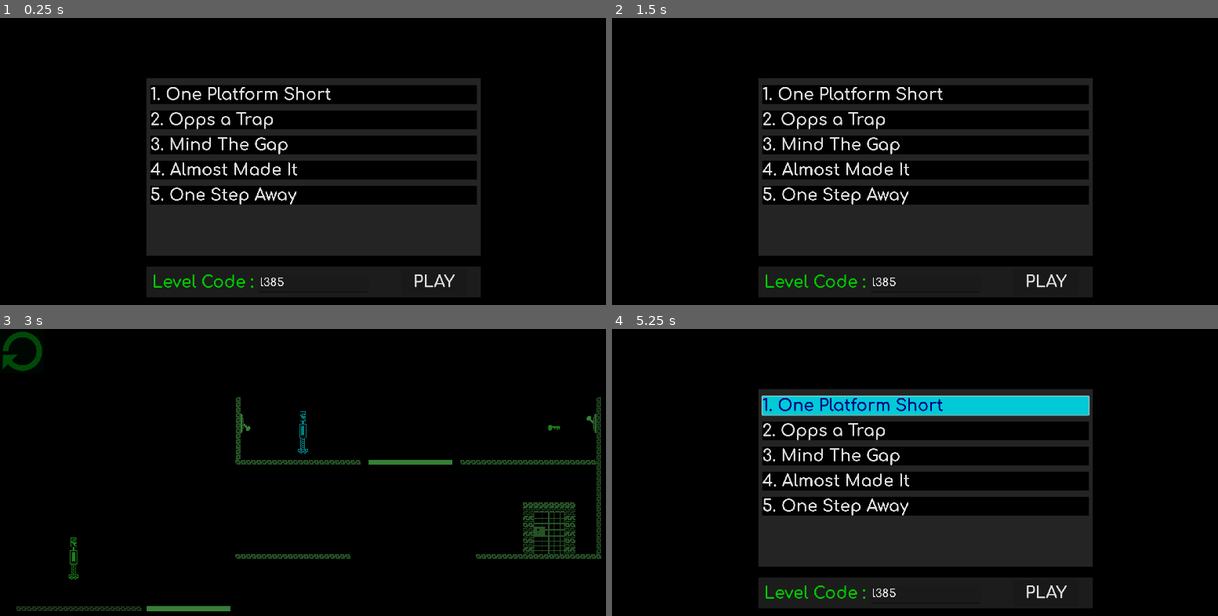
Above: before the commit, frames 1-4 (two rows, left to right).
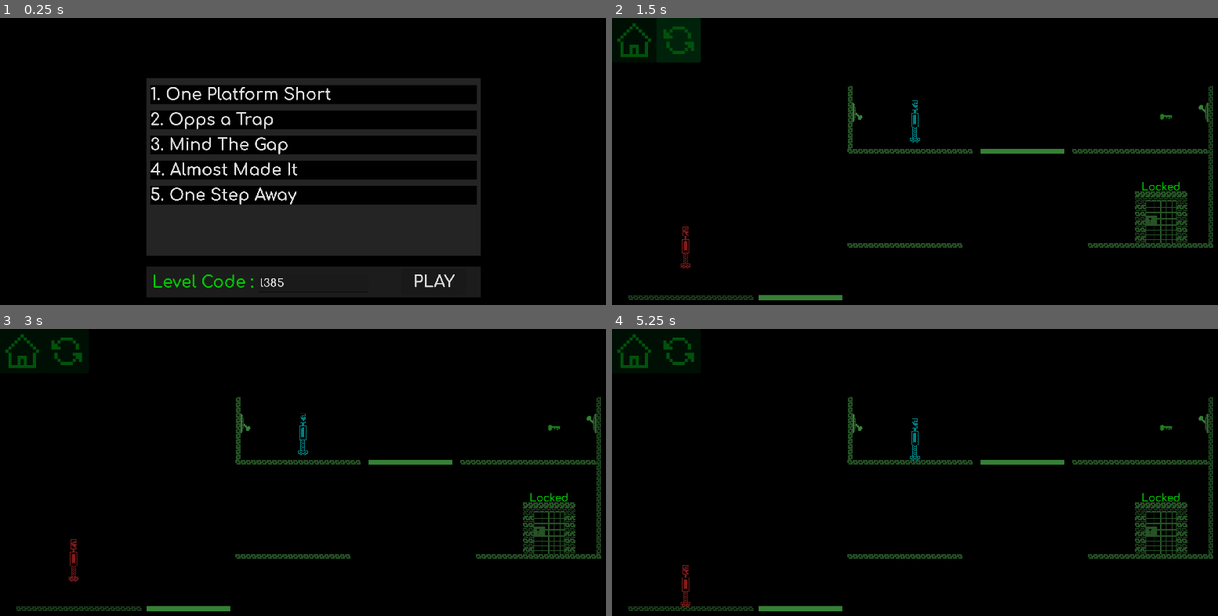
Above: after the commit, the same moments.

Repository: RetroRabiul/Lal_And_Nil
Game: Godot game, scene res://scenes/menu.tscn
The game is run twice, just before and just after one commit, with the same random seed, the same clock (stepped at 60 frames per second) and the same inputs.
Inputs (mouse positions are in pixels of both pictures, inside the frame that each line leads up to; where the layout moved, square brackets give the same spot in the first picture):
- Up to frame 1 (0.25 s): no input
- Up to frame 2 (1.5 s): click "PLAY" at 0.5 s; click (678, 40) [636, 40] at 1.25 s
- Up to frame 3 (3 s): click (24, 351) at 2.02 s; click "PLAY" at 2.75 s
- Up to frame 4 (5.25 s): click (678, 351) [636, 351] at 3.5 s; click (678, 351) at 4.27 s; click (927, 406) at 5 s, where only the run before the commit has a clickable "1. One Platform Short"

The runs differ from the first frame. In frame 1, less than 0.1% of the frame differs, in the area x 43-47%, y 90-94%; in frame 2, 28%; in frame 3, 0.9%; in frame 4, 31%, in the area x 0-100%, y 1-99%.

Commit message:
player celebrating when Door opens

Diff:
--- a/autoload/global_signal.gd
+++ b/autoload/global_signal.gd
@@ -3,6 +3,8 @@
 signal platform(action)
 
 signal key_owner(owner, follower)
+
+signal player_celebrating(state, player)
 
 #signal level_complete(level)
 
--- a/project.godot
+++ b/project.godot
@@ -27,11 +27,16 @@
 window/size/mode=3
 window/stretch/mode="viewport"
 
+[global_group]
+
+door=""
+
 [input]
 
 p1_left={
 "deadzone": 0.2,
 "events": [Object(InputEventKey,"resource_local_to_scene":false,"resource_name":"","device":-1,"window_id":0,"alt_press …(191 unchanged characters)…
+, Object(InputEventJoypadMotion,"resource_local_to_scene":false,"resource_name":"","device":-1,"axis":0,"axis_value":-1.0,"script":null)
 ]
 }
 p1_right={
@@ -42,6 +47,7 @@
 p1_jump={
 "deadzone": 0.2,
 "events": [Object(InputEventKey,"resource_local_to_scene":false,"resource_name":"","device":-1,"window_id":0,"alt_press …(192 unchanged characters)…
+, Object(InputEventJoypadMotion,"resource_local_to_scene":false,"resource_name":"","device":-1,"axis":1,"axis_value":-1.0,"script":null)
 ]
 }
 p2_left={
@@ -69,6 +75,11 @@
 "events": [Object(InputEventKey,"resource_local_to_scene":false,"resource_name":"","device":-1,"window_id":0,"alt_press …(192 unchanged characters)…
 ]
 }
+play={
+"deadzone": 0.2,
+"events": [Object(InputEventKey,"resource_local_to_scene":false,"resource_name":"","device":-1,"window_id":0,"alt_pressed":false,"shift_pressed":false,"ctrl_pressed":false,"meta_pressed":false,"pressed":false,"keycode":0,"physical_keycode":4194309,"key_label":0,"unicode":0,"location":0,"echo":false,"script":null)
+]
+}
 
 [layer_names]
 
--- a/scenes/One_Step_Away.tscn
+++ b/scenes/One_Step_Away.tscn
@@ -58,7 +58,6 @@
 
 [node name="One_Step_Away" type="Node2D"]
 script = ExtResource("1_wk5hj")
-metadata/_edit_horizontal_guides_ = [274.0]
 
 [node name="Trap" parent="." instance=ExtResource("2_3mh3c")]
 position = Vector2(1280, 552)
@@ -96,13 +95,13 @@
 next_level = 6
 
 [node name="key" parent="." instance=ExtResource("6_gmht3")]
-position = Vector2(100, 483)
+position = Vector2(126, 460)
 
 [node name="player_1" parent="." instance=ExtResource("7_3yoqf")]
-position = Vector2(166, 185)
+position = Vector2(189, 174)
 
 [node name="player_2" parent="." instance=ExtResource("8_4em25")]
-position = Vector2(1606, 270)
+position = Vector2(1625, 244)
 
 [node name="Camera" type="Camera2D" parent="."]
 position = Vector2(0, 575)
--- a/scenes/door.tscn
+++ b/scenes/door.tscn
@@ -1,19 +1,64 @@
-[gd_scene load_steps=5 format=3 uid="uid://bbs2w83vq001e"]
+[gd_scene load_steps=12 format=3 uid="uid://bbs2w83vq001e"]
 
-[ext_resource type="Texture2D" uid="uid://b68qoeut6n1c7" path="res://assets/door.png" id="1_hpvv5"]
 [ext_resource type="Script" uid="uid://bom1ylyk187nm" path="res://scripts/door.gd" id="1_uvdjg"]
+[ext_resource type="Texture2D" uid="uid://dlneh5c1x5ui4" path="res://assets/door_animation/door1.png" id="2_kgbum"]
 [ext_resource type="FontFile" uid="uid://k0lb3q5pibgv" path="res://assets/fonts/Comfortaa/static/Comfortaa-Bold.ttf" id="3_83dcw"]
+[ext_resource type="Texture2D" uid="uid://o35u4lpygsak" path="res://assets/door_animation/door2.png" id="3_pg2b6"]
+[ext_resource type="Texture2D" uid="uid://cax7wgotcb1ik" path="res://assets/door_animation/door3.png" id="4_ey00f"]
+[ext_resource type="Texture2D" uid="uid://brdvq05nn65c" path="res://assets/door_animation/door4.png" id="5_4ayau"]
+[ext_resource type="Texture2D" uid="uid://4xtg37bpogaf" path="res://assets/door_animation/door5.png" id="6_41c0y"]
+[ext_resource type="Texture2D" uid="uid://dko35sxs3snkw" path="res://assets/door_animation/door6.png" id="7_j2w5t"]
+[ext_resource type="Texture2D" uid="uid://dwcc3unsqplks" path="res://assets/door_animation/door7.png" id="8_ykb3b"]
+
+[sub_resource type="SpriteFrames" id="SpriteFrames_ali40"]
+animations = [{
+"frames": [{
+"duration": 1.0,
+"texture": ExtResource("2_kgbum")
+}],
+"loop": false,
+"name": &"idle",
+"speed": 5.0
+}, {
+"frames": [{
+"duration": 1.0,
+"texture": ExtResource("2_kgbum")
+}, {
+"duration": 1.0,
+"texture": ExtResource("3_pg2b6")
+}, {
+"duration": 1.0,
+"texture": ExtResource("4_ey00f")
+}, {
+"duration": 1.0,
+"texture": ExtResource("5_4ayau")
+}, {
+"duration": 1.0,
+"texture": ExtResource("6_41c0y")
+}, {
+"duration": 1.0,
+"texture": ExtResource("7_j2w5t")
+}, {
+"duration": 1.0,
+"texture": ExtResource("8_ykb3b")
+}],
+"loop": false,
+"name": &"open",
+"speed": 5.0
+}]
 
 [sub_resource type="RectangleShape2D" id="RectangleShape2D_hpvv5"]
 size = Vector2(114, 152)
 
-[node name="Door" type="Area2D"]
+[node name="Door" type="Area2D" groups=["door"]]
 collision_mask = 7
 script = ExtResource("1_uvdjg")
 
-[node name="Door" type="Sprite2D" parent="."]
+[node name="DoorAnim" type="AnimatedSprite2D" parent="."]
+unique_name_in_owner = true
 texture_filter = 1
-texture = ExtResource("1_hpvv5")
+sprite_frames = SubResource("SpriteFrames_ali40")
+animation = &"open"
 
 [node name="CollisionShape2D" type="CollisionShape2D" parent="."]
 position = Vector2(0, 4)
@@ -31,7 +76,6 @@
 theme_override_font_sizes/font_size = 32
 
 [node name="Timer" type="Timer" parent="."]
-wait_time = 2.0
 
 [connection signal="body_entered" from="." to="." method="_on_body_entered"]
 [connection signal="timeout" from="Timer" to="." method="_on_timer_timeout"]
--- a/scenes/level_5.tscn
+++ b/scenes/level_5.tscn
@@ -115,13 +115,13 @@
 next_level = 2
 
 [node name="key" parent="." instance=ExtResource("9_ishhe")]
-position = Vector2(332, 335)
+position = Vector2(1390, 290)
 
 [node name="player_1" parent="." instance=ExtResource("10_gnwwf")]
-position = Vector2(98, 159)
+position = Vector2(1156, 299)
 
 [node name="player_2" parent="." instance=ExtResource("11_vorqn")]
-position = Vector2(165, 147)
+position = Vector2(1223, 287)
 
 [node name="Camera" type="Camera2D" parent="."]
 position = Vector2(0, 575)
--- a/scenes/menu.tscn
+++ b/scenes/menu.tscn
@@ -166,7 +166,7 @@
 theme_override_font_sizes/font_size = 50
 text = "Level Code :"
 
-[node name="LevelCode" type="TextEdit" parent="ColorRect/ColorRect"]
+[node name="LevelCode" type="LineEdit" parent="ColorRect/ColorRect"]
 unique_name_in_owner = true
 layout_mode = 1
 anchors_preset = 8
@@ -201,6 +201,7 @@
 theme_override_fonts/font = ExtResource("1_yqeox")
 theme_override_font_sizes/font_size = 50
 theme_override_styles/normal = SubResource("StyleBoxFlat_v86rl")
+action_mode = 0
 text = "PLAY"
 
 [node name="Button_Pressed_Sound" type="AudioStreamPlayer" parent="."]
--- a/scenes/player1.tscn
+++ b/scenes/player1.tscn
@@ -1,13 +1,34 @@
-[gd_scene load_steps=8 format=3 uid="uid://6vgh3nl5ugj"]
+[gd_scene load_steps=12 format=3 uid="uid://6vgh3nl5ugj"]
 
 [ext_resource type="Script" uid="uid://biiud6cmvf7tk" path="res://scripts/player.gd" id="1_qhqgy"]
+[ext_resource type="Texture2D" uid="uid://dnap82fo2ybc5" path="res://assets/Player_Celebrating/player_celebrating1.png" id="2_38edh"]
 [ext_resource type="Texture2D" uid="uid://wrd4c5lyt7lm" path="res://assets/player1/Player_walking1.png" id="3_dcfem"]
+[ext_resource type="Texture2D" uid="uid://dd56ays5dtnbd" path="res://assets/Player_Celebrating/player_celebrating2.png" id="3_euhpk"]
 [ext_resource type="Texture2D" uid="uid://4kf5ypmjodiv" path="res://assets/player1/Player_walking2.png" id="4_snghq"]
+[ext_resource type="Texture2D" uid="uid://crx1deev3cjn2" path="res://assets/Player_Celebrating/player_celebrating3.png" id="4_x5ced"]
+[ext_resource type="Texture2D" uid="uid://dima4s0v1qm5m" path="res://assets/Player_Celebrating/player_celebrating4.png" id="5_16ml7"]
 [ext_resource type="Texture2D" uid="uid://doxs7tfh4wyr2" path="res://assets/player1/Player_walking3.png" id="5_sd87i"]
 [ext_resource type="Texture2D" uid="uid://b7w2vkf2lmx56" path="res://assets/player1/Player_walking4.png" id="6_38edh"]
 
 [sub_resource type="SpriteFrames" id="SpriteFrames_dqkch"]
 animations = [{
+"frames": [{
+"duration": 1.0,
+"texture": ExtResource("2_38edh")
+}, {
+"duration": 1.0,
+"texture": ExtResource("3_euhpk")
+}, {
+"duration": 1.0,
+"texture": ExtResource("4_x5ced")
+}, {
+"duration": 1.0,
+"texture": ExtResource("5_16ml7")
+}],
+"loop": true,
+"name": &"celebrating",
+"speed": 2.0
+}, {
 "frames": [{
 "duration": 1.0,
 "texture": ExtResource("3_dcfem")
@@ -44,13 +65,12 @@
 collision_mask = 185
 script = ExtResource("1_qhqgy")
 
-[node name="PlayerAnimation" type="AnimatedSprite2D" parent="."]
-modulate = Color(0.109804, 0.501961, 0.109804, 1)
+[node name="PlayerAnimation" type="AnimatedSprite2D" parent="." groups=["player1"]]
+modulate = Color(0.5019608, 0.10980392, 0.10980392, 1)
 texture_filter = 1
 sprite_frames = SubResource("SpriteFrames_dqkch")
-animation = &"walk"
-frame = 2
-frame_progress = 0.671558
+animation = &"celebrating"
+frame_progress = 0.97222084
 
 [node name="CollisionShape2D" type="CollisionShape2D" parent="."]
 position = Vector2(-0.5, -0.5)
--- a/scenes/player2.tscn
+++ b/scenes/player2.tscn
@@ -1,13 +1,34 @@
-[gd_scene load_steps=8 format=3 uid="uid://b4vbpkgaf2om0"]
+[gd_scene load_steps=12 format=3 uid="uid://b4vbpkgaf2om0"]
 
 [ext_resource type="Script" uid="uid://i7n3n7pwcg57" path="res://scripts/player_2.gd" id="1_agjl5"]
+[ext_resource type="Texture2D" uid="uid://dnap82fo2ybc5" path="res://assets/Player_Celebrating/player_celebrating1.png" id="2_24gv0"]
 [ext_resource type="Texture2D" uid="uid://wrd4c5lyt7lm" path="res://assets/player1/Player_walking1.png" id="2_hb4is"]
+[ext_resource type="Texture2D" uid="uid://dd56ays5dtnbd" path="res://assets/Player_Celebrating/player_celebrating2.png" id="3_dauvq"]
 [ext_resource type="Texture2D" uid="uid://4kf5ypmjodiv" path="res://assets/player1/Player_walking2.png" id="3_gmtae"]
+[ext_resource type="Texture2D" uid="uid://crx1deev3cjn2" path="res://assets/Player_Celebrating/player_celebrating3.png" id="4_7f0u4"]
 [ext_resource type="Texture2D" uid="uid://doxs7tfh4wyr2" path="res://assets/player1/Player_walking3.png" id="4_8l1to"]
 [ext_resource type="Texture2D" uid="uid://b7w2vkf2lmx56" path="res://assets/player1/Player_walking4.png" id="5_3ejgl"]
+[ext_resource type="Texture2D" uid="uid://dima4s0v1qm5m" path="res://assets/Player_Celebrating/player_celebrating4.png" id="5_ftkcl"]
 
 [sub_resource type="SpriteFrames" id="SpriteFrames_24gv0"]
 animations = [{
+"frames": [{
+"duration": 1.0,
+"texture": ExtResource("2_24gv0")
+}, {
+"duration": 1.0,
+"texture": ExtResource("3_dauvq")
+}, {
+"duration": 1.0,
+"texture": ExtResource("4_7f0u4")
+}, {
+"duration": 1.0,
+"texture": ExtResource("5_ftkcl")
+}],
+"loop": true,
+"name": &"celebrating",
+"speed": 5.0
+}, {
 "frames": [{
 "duration": 1.0,
 "texture": ExtResource("2_hb4is")
@@ -48,7 +69,7 @@
 modulate = Color(0, 0.498039, 0.498039, 1)
 texture_filter = 1
 sprite_frames = SubResource("SpriteFrames_24gv0")
-animation = &"walk"
+animation = &"celebrating"
 
 [node name="CollisionShape2D" type="CollisionShape2D" parent="."]
 position = Vector2(-0.5, -0.5)
--- a/scenes/ui.tscn
+++ b/scenes/ui.tscn
@@ -1,18 +1,26 @@
-[gd_scene load_steps=5 format=3 uid="uid://b2k7okcmai5rb"]
+[gd_scene load_steps=6 format=3 uid="uid://b2k7okcmai5rb"]
 
 [ext_resource type="FontFile" uid="uid://k0lb3q5pibgv" path="res://assets/fonts/Comfortaa/static/Comfortaa-Bold.ttf" id="1_nt7q6"]
 [ext_resource type="Script" uid="uid://dmaxx4p1v5otq" path="res://scripts/ui.gd" id="1_x4jx1"]
 [ext_resource type="Texture2D" uid="uid://csfvop0laqwnf" path="res://assets/restart-icon.png" id="2_gdt2y"]
+[ext_resource type="Texture2D" uid="uid://f1r1rlf7ldqs" path="res://assets/home_icon.png" id="3_wm3ai"]
 [ext_resource type="Texture2D" uid="uid://d1v151fyxqux" path="res://assets/key.png" id="3_yev5y"]
 
 [node name="UI" type="CanvasLayer"]
 script = ExtResource("1_x4jx1")
 
 [node name="Restart" type="Button" parent="."]
-modulate = Color(0, 1, 0.2901961, 0.43529412)
+modulate = Color(0, 1, 0.2901961, 1)
+offset_left = 136.0
+offset_right = 272.0
+offset_bottom = 136.0
+icon = ExtResource("2_gdt2y")
+
+[node name="Menu" type="Button" parent="."]
+modulate = Color(0, 1, 0.2901961, 1)
 offset_right = 136.0
 offset_bottom = 136.0
-icon = ExtResource("2_gdt2y")
+icon = ExtResource("3_wm3ai")
 
 [node name="key_collected" type="Control" parent="."]
 layout_mode = 3
@@ -79,5 +87,6 @@
 theme_override_font_sizes/font_size = 100
 text = "Menu"
 
-[connection signal="pressed" from="Restart" to="." method="_on_menu_button_pressed"]
+[connection signal="pressed" from="Restart" to="." method="_on_restart_pressed"]
+[connection signal="pressed" from="Menu" to="." method="_on_menu_pressed"]
 [connection signal="pressed" from="menu/MenuButton" to="." method="_on_menu_button_pressed"]
--- a/scripts/door.gd
+++ b/scripts/door.gd
@@ -4,10 +4,15 @@
 
 var key_owner
 var other_player
+var opened = false
+
 # Called when the node enters the scene tree for the first time.
 func _ready() -> void:
+	%DoorAnim.play("idle")
 	GlobalSignal.connect("key_owner", _key_owner)
-	%Label.hide()
+	%Label.text = "Locked"
+	%Label.show()
+	print("Locked")
 
 
 func _key_owner(owner, follower):
@@ -19,17 +24,17 @@
 
 func _on_body_entered(body: Node2D) -> void:
 	if body.is_in_group(str(key_owner)):
+		GlobalSignal.player_celebrating.emit(key_owner)
 		if GlobalVars.key == true:
+			opened = true
+			%DoorAnim.play("open")
 			%Label.text = "Opened"
 			%Label.show()
 
-		else:
-			%Label.text = "Locked"
-			%Label.show()
-			print("Locked")
-			return
-	if body.is_in_group(str(other_player)) and GlobalVars.key == true:
-		$Timer.start()
+	if  body.is_in_group(str(other_player)) and opened == true:
+		GlobalSignal.player_celebrating.emit(other_player)
+		print("player Celebrating")
+		#$Timer.start()wda
 
 func _on_timer_timeout() -> void:
 	call_deferred("_check_level")
@@ -60,7 +65,9 @@
 		call_deferred("_change_scene")
 
 	elif next_level == 6:
+		print("level5_completed")
 		GlobalVars.level5_completed = true
+		print("The end")
 		get_tree().change_scene_to_file("res://scenes/the_end.tscn")
 		#GlobalVars.level5_unlocked = true
 		#print("Level5 " + str(GlobalVars.level5_unlocked))
--- a/scripts/menu.gd
+++ b/scripts/menu.gd
@@ -1,6 +1,8 @@
 extends Control
 
 @onready var input_code = %LevelCode
+
+#@onready var my_button :  Button = %PlayButton
 
 # Called when the node enters the scene tree for the first time.
 func _ready() -> void:
@@ -22,11 +24,18 @@
 func _process(delta: float) -> void:
 	pass
 
+func _input(event: InputEvent) -> void:
+	if event.is_action_pressed("play"):
+		_on_button_pressed()
+		#my_button.button_pressed = true
+
+
 func _on_button_pressed() -> void:
 		_change_scene()
 
 func _on_level_code_text_changed() -> void:
-	if input_code.text.length() > 1:
+	if input_code.text.length() > 6:
+		input_code.text = ""
 		#show press play
 		#%PlayButton.disabled = false
 		print(%LevelCode.text)
--- a/scripts/player.gd
+++ b/scripts/player.gd
@@ -9,12 +9,20 @@
 var array = []
 var face_in_this_direction
 
+var can_move = true
 @export var power_scale : float = 1.5
 
 
 func _ready() -> void:
+	can_move = true
 	GlobalSignal.connect("powerup", _power_achieved)
+	GlobalSignal.connect("player_celebrating", _celebrating)
 
+
+func _celebrating(person):
+	if person == "player1":
+		$PlayerAnimation.play("celebrating")
+		can_move = false
 
 func _power_achieved(owner, power):
 	if owner == "player1" :
@@ -78,20 +86,20 @@
 	else:
 		face_in_this_direction = "stop"
 
+	if can_move :
+		match face_in_this_direction:
+			"p1_left":
+				direction.x -= speed
+				$PlayerAnimation.play("walk")
+				$PlayerAnimation.flip_h = true
 
-	match face_in_this_direction:
-		"p1_left":
-			direction.x -= speed
-			$PlayerAnimation.play("walk")
-			$PlayerAnimation.flip_h = true
+			"p1_right":
+				direction.x += speed
+				$PlayerAnimation.play("walk")
+				$PlayerAnimation.flip_h = false
 
-		"p1_right":
-			direction.x += speed
-			$PlayerAnimation.play("walk")
-			$PlayerAnimation.flip_h = false
-
-		"stop":
-			$PlayerAnimation.play("idle")
+			"stop":
+				$PlayerAnimation.play("idle")
 
 	#for body in get_overlapping_bodies():
 		#if body is StaticBody2D and body.has_variable("state"):
--- a/scripts/player_2.gd
+++ b/scripts/player_2.gd
@@ -9,12 +9,21 @@
 var array = []
 var face_in_this_direction
 
+
+var can_move = true
 @export var power_scale : float = 1.5
 
 
 func _ready() -> void:
+	can_move = true
 	GlobalSignal.connect("powerup", _power_achieved)
+	GlobalSignal.connect("player_celebrating", _celebrating)
 
+
+func _celebrating(person):
+	if person == "player2":
+		$PlayerAnimation.play("celebrating")
+		can_move = false
 
 func _power_achieved(owner, power):
 	if owner == "player2" :
@@ -75,20 +84,20 @@
 	else:
 		face_in_this_direction = "stop"
 
+	if can_move :
+		match face_in_this_direction:
+			"p2_left":
+				direction.x -= speed
+				$PlayerAnimation.play("walk")
+				$PlayerAnimation.flip_h = true
 
-	match face_in_this_direction:
-		"p2_left":
-			direction.x -= speed
-			$PlayerAnimation.play("walk")
-			$PlayerAnimation.flip_h = true
+			"p2_right":
+				direction.x += speed
+				$PlayerAnimation.play("walk")
+				$PlayerAnimation.flip_h = false
 
-		"p2_right":
-			direction.x += speed
-			$PlayerAnimation.play("walk")
-			$PlayerAnimation.flip_h = false
-
-		"stop":
-			$PlayerAnimation.play("idle")
+			"stop":
+				$PlayerAnimation.play("idle")
 
 
 
--- a/scripts/ui.gd
+++ b/scripts/ui.gd
@@ -75,3 +75,11 @@
 
 func _change_scene():
 	get_tree().change_scene_to_file("res://scenes/menu.tscn")
+
+
+func _on_restart_pressed() -> void:
+	get_tree().reload_current_scene()
+
+
+func _on_menu_pressed() -> void:
+	get_tree().change_scene_to_file("res://scenes/menu.tscn")
--- a/scripts/wall.gd
+++ b/scripts/wall.gd
@@ -1,7 +1,7 @@
 extends StaticBody2D
 
 # Define wall states
-enum WallState { NORMAL, GREEN, BLUE }
+enum WallState { NORMAL, RED, BLUE }
 
 # Export state so you can set it in the inspector
 @export var state: WallState = WallState.NORMAL : set = set_state
@@ -17,10 +17,10 @@
 			collision_layer = 1 << 5 #6
 			collision_mask = 1 << 1 | 1 << 2  # both players
 			%wallmesh.modulate = Color(0.353, 0.494, 0.651)
-		WallState.GREEN:
+		WallState.RED:
 			collision_layer = 1 << 6 #7
 			collision_mask = 1 << 1      # only green collides
-			%wallmesh.modulate = Color(0.11, 0.502, 0.11)
+			%wallmesh.modulate = Color(0.502, 0.11, 0.11, 1.0)
 		WallState.BLUE:
 			collision_layer = 1 << 7 #8
 			collision_mask = 1 << 2      # only blue collides
@@ -50,8 +50,8 @@
 	match state:
 		WallState.NORMAL:
 			return false  # nobody can pass
-		WallState.GREEN:
-			return player_color == "green"
+		WallState.RED:
+			return player_color == "red"
 		WallState.BLUE:
 			return player_color == "blue"
 	return false
Binary file added: assets/Player_Celebrating/player_celebrating1.png
Not shown, added: assets/Player_Celebrating/player_celebrating1.png.import
Binary file added: assets/Player_Celebrating/player_celebrating2.png
Not shown, added: assets/Player_Celebrating/player_celebrating2.png.import
Binary file added: assets/Player_Celebrating/player_celebrating3.png
Not shown, added: assets/Player_Celebrating/player_celebrating3.png.import
Binary file added: assets/Player_Celebrating/player_celebrating4.png
Not shown, added: assets/Player_Celebrating/player_celebrating4.png.import
Binary file changed: assets/door.png
Not shown, changed: assets/door.png.import
Binary file added: assets/door_animation/door1.png
Not shown, added: assets/door_animation/door1.png.import
(and 19 more such lines)
